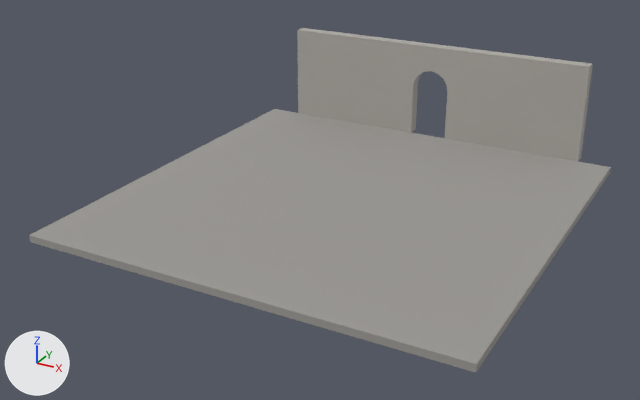
The glTF model assets/level/fixture/yard.glb as it was, and as the next commit left it.
Rendered twice from a 50 mm camera at (10.38, -20.34, 9.95) aimed at (-0.43, -0.68, 0.12). The axes (+X, +Y, +Z) are drawn at lower left. The lights are the same throughout. The first picture is the older version. Vertices at exactly the same position are counted once.

The older version as bpy lines, for what is in view:
```python
ob_north_wall_a = bpy.data.objects.new('north_wall_a', me_kit_wall_ashlar_4)
ob_north_wall_a.location = (-3.0, 6.2, 0.0)
ob_north_wall_b = bpy.data.objects.new('north_wall_b', me_kit_wall_ashlar_4)
ob_north_wall_b.location = (3.0, 6.2, 0.0)
ob_north_wall_door = bpy.data.objects.new('north_wall_door', me_kit_wall_ashlar_door)
ob_north_wall_door.location = (0.0, 6.2, 0.0)
ob_yard_floor_0_0 = bpy.data.objects.new('yard_floor_0_0', me_kit_floor_cobble_4)
ob_yard_floor_0_0.location = (0.0, 0.0, 0.0)
ob_yard_floor_0_4 = bpy.data.objects.new('yard_floor_0_4', me_kit_floor_cobble_4)
ob_yard_floor_0_4.location = (0.0, -4.0, 0.0)
ob_yard_floor_0__4 = bpy.data.objects.new('yard_floor_0_-4', me_kit_floor_cobble_4)
ob_yard_floor_0__4.location = (0.0, 4.0, 0.0)
ob_yard_floor_4_0 = bpy.data.objects.new('yard_floor_4_0', me_kit_floor_cobble_4)
ob_yard_floor_4_0.location = (4.0, 0.0, 0.0)
ob_yard_floor_4_4 = bpy.data.objects.new('yard_floor_4_4', me_kit_floor_cobble_4)
ob_yard_floor_4_4.location = (4.0, -4.0, 0.0)
ob_yard_floor__4_4 = bpy.data.objects.new('yard_floor_-4_4', me_kit_floor_cobble_4)
ob_yard_floor__4_4.location = (-4.0, -4.0, 0.0)
# also in view: 'yard_floor_-4_-4' at (-4.0, 4.0, -0.1); 'yard_floor_4_-4' at (4.0, 4.0, -0.1); 'yard_floor_-4_0' at (-4.0, 0.0, -0.1)
```
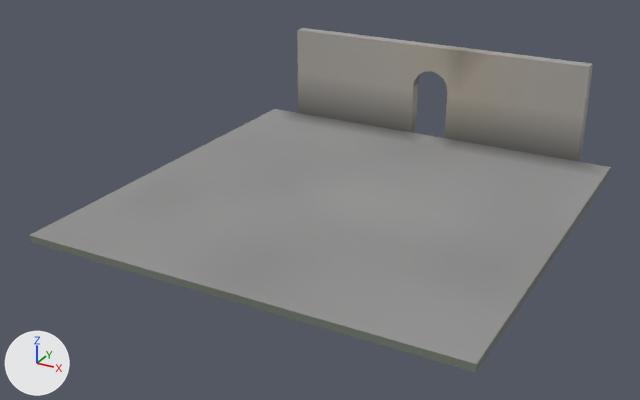
Diff of the bpy script that builds the scene:
```diff
--- a/assets/level/fixture/yard.glb.py
+++ b/assets/level/fixture/yard.glb.py
@@ mat_ashlar @@
 n0 = _N.new('ShaderNodeBsdfPrincipled'); n0.name = 'Principled BSDF'
-n0.inputs[0].default_value = (0.42, 0.4, 0.37, 1.0)  # 'Base Color', grey #adaaa4
 n0.inputs[2].default_value = 0.9  # 'Roughness'
 n1 = _N.new('ShaderNodeOutputMaterial'); n1.name = 'Material Output'
+n2 = _N.new('ShaderNodeMix'); n2.name = 'Mix'
+n2.data_type = 'RGBA'
+n2.blend_type = 'MULTIPLY'
+n2.inputs[0].default_value = 1.0  # 'Factor'
+n2.inputs[7].default_value = (0.42, 0.4, 0.37, 1.0)  # 'B', grey #adaaa4
+n3 = _N.new('ShaderNodeVertexColor'); n3.name = 'Color Attribute'
 _L.new(n0.outputs[0], n1.inputs[0])  # 'BSDF' to 'Surface'
+_L.new(n2.outputs[2], n0.inputs[0])  # 'Result' to 'Base Color'
+_L.new(n3.outputs[0], n2.inputs[6])  # 'Color' to 'A'
@@ mat_cobble @@
 n0 = _N.new('ShaderNodeBsdfPrincipled'); n0.name = 'Principled BSDF'
-n0.inputs[0].default_value = (0.33, 0.32, 0.3, 1.0)  # 'Base Color', grey #9b9995
 n0.inputs[2].default_value = 0.9  # 'Roughness'
 n1 = _N.new('ShaderNodeOutputMaterial'); n1.name = 'Material Output'
+n2 = _N.new('ShaderNodeMix'); n2.name = 'Mix'
+n2.data_type = 'RGBA'
+n2.blend_type = 'MULTIPLY'
+n2.inputs[0].default_value = 1.0  # 'Factor'
+n2.inputs[7].default_value = (0.33, 0.32, 0.3, 1.0)  # 'B', grey #9b9995
+n3 = _N.new('ShaderNodeVertexColor'); n3.name = 'Color Attribute'
 _L.new(n0.outputs[0], n1.inputs[0])  # 'BSDF' to 'Surface'
+_L.new(n2.outputs[2], n0.inputs[0])  # 'Result' to 'Base Color'
+_L.new(n3.outputs[0], n2.inputs[6])  # 'Color' to 'A'
@@ me_kit_wall_ashlar_4 @@
-me_kit_wall_ashlar_4.from_pydata(...)  # 8 vertices, 12 faces; spans x -2.0..2.0, y -0.2..0.2, z 0.0..3.0
+me_kit_wall_ashlar_4.from_pydata(...)  # 30 vertices, 56 faces; spans x -2.0..2.0, y -0.2..0.2, z 0.0..3.0
+# me_kit_wall_ashlar_4 part 1: 22 vertices added at x -2.0..2.0, y -0.2..0.2, z 0.0..3.0
 me_kit_wall_ashlar_4.materials.append(mat_ashlar)
@@ me_kit_wall_ashlar_door @@
-me_kit_wall_ashlar_door.from_pydata(...)  # 48 vertices, 66 faces; spans x -1.0..1.0, y -0.2..0.2, z 0.0..3.0
+me_kit_wall_ashlar_door.from_pydata(...)  # 62 vertices, 84 faces; spans x -1.0..1.0, y -0.2..0.2, z 0.0..3.0
+# me_kit_wall_ashlar_door part 2
+# 18 faces are deleted
+# 6 vertices are added at (-0.6, -0.2, 0.8), (-0.6, 0.2, 0.8), (0.6, 0.2, 0.8), (0.6, -0.2, 0.8), (0.0, -0.2, 3.0), (0.0, 0.2, 3.0)
+# 8 new vertices lie (0.0, 0.0, 1.5) away from vertices in x -1.0..1.0, y -0.2..0.2, z 0.0
+# 36 new faces join them
 me_kit_wall_ashlar_door.materials.append(mat_ashlar)
@@ me_kit_floor_cobble_4 @@
-me_kit_floor_cobble_4.from_pydata(...)  # 8 vertices, 12 faces; spans x -2.0..2.0, y -2.0..2.0, z -0.2..0.0
+me_kit_floor_cobble_4.from_pydata(...)  # 50 vertices, 96 faces; spans x -2.0..2.0, y -2.0..2.0, z -0.2..0.0
+# me_kit_floor_cobble_4 part 3: 42 vertices added at x -2.0..2.0, y -2.0..2.0, z -0.2..0.0
 me_kit_floor_cobble_4.materials.append(mat_cobble)
@@ me_kit_floor_cobble_4_002 @@
+me_kit_floor_cobble_4_002.from_pydata(...)  # 50 vertices, 96 faces; spans x -2.0..2.0, y -2.0..2.0, z -0.2..0.0
+me_kit_floor_cobble_4_002.materials.append(mat_cobble)
@@ me_kit_floor_cobble_4_001 @@
+me_kit_floor_cobble_4_001.from_pydata(...)  # 50 vertices, 96 faces; spans x -2.0..2.0, y -2.0..2.0, z -0.2..0.0
+me_kit_floor_cobble_4_001.materials.append(mat_cobble)
@@ me_kit_floor_cobble_4_006 @@
+me_kit_floor_cobble_4_006.from_pydata(...)  # 50 vertices, 96 faces; spans x -2.0..2.0, y -2.0..2.0, z -0.2..0.0
+me_kit_floor_cobble_4_006.materials.append(mat_cobble)
@@ me_kit_floor_cobble_4_008 @@
+me_kit_floor_cobble_4_008.from_pydata(...)  # 50 vertices, 96 faces; spans x -2.0..2.0, y -2.0..2.0, z -0.2..0.0
+me_kit_floor_cobble_4_008.materials.append(mat_cobble)
@@ ob_yard_floor_4_4 @@
-ob_yard_floor_4_4 = bpy.data.objects.new('yard_floor_4_4', me_kit_floor_cobble_4)
+ob_yard_floor_4_4 = bpy.data.objects.new('yard_floor_4_4', me_kit_floor_cobble_4_008)
 ob_yard_floor_4_4.location = (4.0, -4.0, 0.0)
@@ ob_yard_floor_4__4 @@
-ob_yard_floor_4__4 = bpy.data.objects.new('yard_floor_4_-4', me_kit_floor_cobble_4)
+ob_yard_floor_4__4 = bpy.data.objects.new('yard_floor_4_-4', me_kit_floor_cobble_4_006)
 ob_yard_floor_4__4.location = (4.0, 4.0, 0.0)
@@ ob_yard_floor__4_0 @@
-ob_yard_floor__4_0 = bpy.data.objects.new('yard_floor_-4_0', me_kit_floor_cobble_4)
+ob_yard_floor__4_0 = bpy.data.objects.new('yard_floor_-4_0', me_kit_floor_cobble_4_001)
 ob_yard_floor__4_0.location = (-4.0, 0.0, 0.0)
@@ ob_yard_floor__4_4 @@
-ob_yard_floor__4_4 = bpy.data.objects.new('yard_floor_-4_4', me_kit_floor_cobble_4)
+ob_yard_floor__4_4 = bpy.data.objects.new('yard_floor_-4_4', me_kit_floor_cobble_4_002)
 ob_yard_floor__4_4.location = (-4.0, -4.0, 0.0)
```

Pixel boxes (x1, y1, x2, y2) of what changed, in the pictures (640 x 400 px):
'north_wall_b', recoloured (darker)
    both: (456, 48, 585, 161)
'north_wall_door', recoloured
    both: (400, 45, 465, 140)
part 1 of me_kit_wall_ashlar_4, added
    after: (297, 28, 407, 130)
part 3 of me_kit_floor_cobble_4, added
    after: (211, 109, 373, 163)
